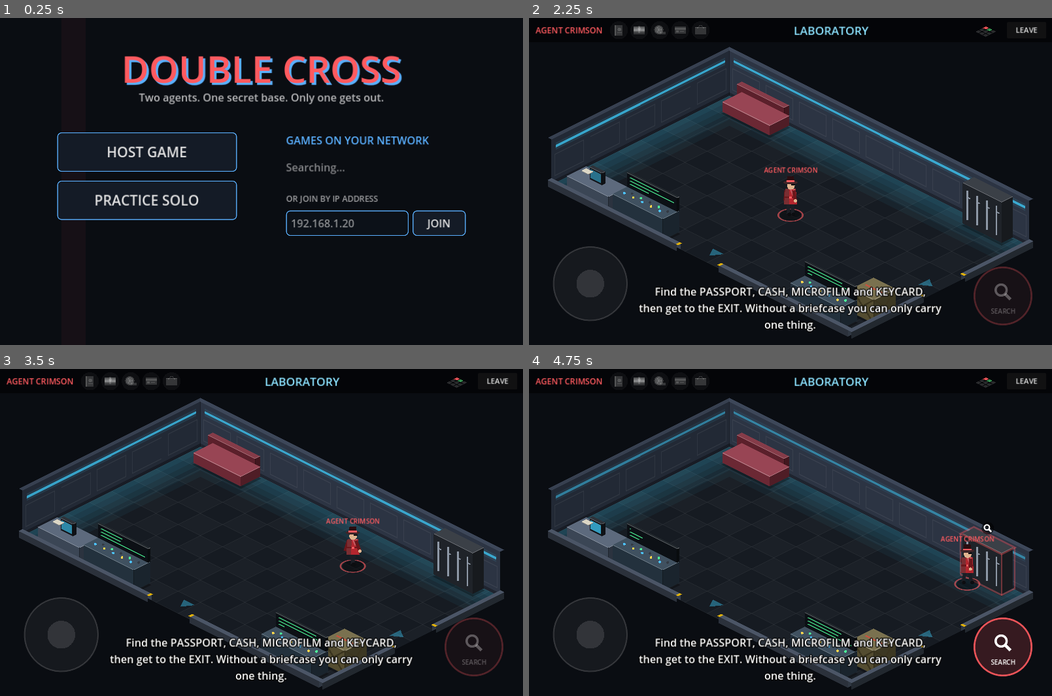
Above: before the commit, frames 1-4 (two rows, left to right).
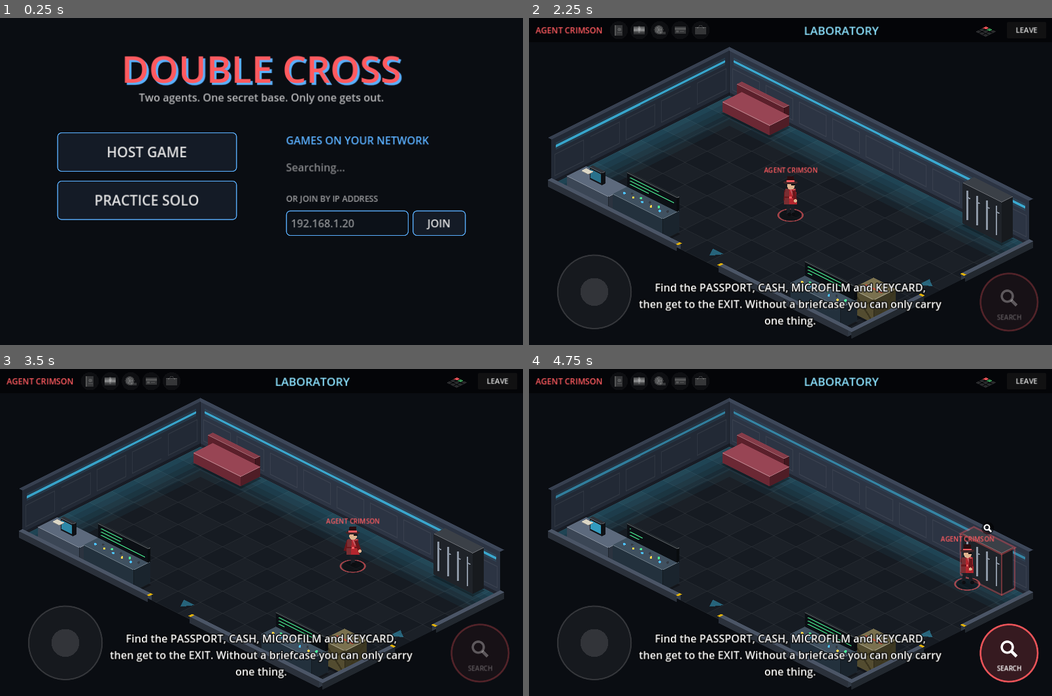
Above: after the commit, the same moments.

Repository: petherin/doublecross
Game: Godot game, scene res://scenes/main.tscn
Same seed, same stepped clock (60 frames per second), same inputs: the game is played once before the commit and once after it.
Inputs (mouse positions are in pixels of both pictures, inside the frame that each line leads up to):
- Up to frame 1 (0.25 s): no input
- Up to frame 2 (2.25 s): click "PRACTICE SOLO" at 0.5 s; click "LEAVE" at 1.25 s; click "PRACTICE SOLO" at 2 s
- Up to frame 3 (3.5 s): tap Enter at 2.75 s; move the mouse to (376, 516) at 2.77 s; hold Right (ui_right) from 2.78 s (still down); tap E at 2.85 s; click (376, 516) at 2.92 s; tap Space at 3.02 s
- Up to frame 4 (4.75 s): release Right (ui_right) at 3.5 s; drag from (685, 548) to (764, 597) at 3.52 s; move the mouse to (842, 460) at 4.27 s; hold Right (ui_right) from 4.28 s (still down); tap E at 4.35 s; click (842, 460) at 4.42 s

The runs differ from the first frame. In frame 2, 4.3% of the frame differs, in the area x 4-98%, y 2-96%; in frame 3, 4.3%; in frame 4, 4.7%.

Commit message:
Make the game work well on phones
- Stretch aspect 'expand': wide phones get a wider view, no black bars
- HUD anchored to screen edges and scaled up on small physical screens
  (Ui.scale, override with -- --ui-scale=1.5 for testing)
- Room view and menu centred for any aspect ratio
- Menu lifts above the on-screen keyboard while typing an IP
- Bigger name tags on phones

Co-Authored-By: Claude Opus 5.5 <noreply@anthropic.com>
Claude-Session: https://claude.ai/code/session_01P74PWHFE1RDNVbPBsrf3EN

Diff:
--- a/project.godot
+++ b/project.godot
@@ -18,7 +18,7 @@
 window/size/viewport_width=1280
 window/size/viewport_height=800
 window/stretch/mode="canvas_items"
-window/stretch/aspect="keep"
+window/stretch/aspect="expand"
 window/handheld/orientation=4
 
 [input_devices]
--- a/scripts/agent.gd
+++ b/scripts/agent.gd
@@ -7,6 +7,7 @@
 signal search_finished(room: Vector2i, idx: int)
 
 const World = preload("res://scripts/world.gd")
+const Ui = preload("res://scripts/ui.gd")
 const SPEED := 340.0
 const RADIUS := 26.0
 const SEND_RATE := 1.0 / 20.0
@@ -235,7 +236,7 @@
 	# Name tag (unflipped)
 	ci.draw_set_transform(Vector2.ZERO, 0.0, Vector2.ONE)
 	var font := ThemeDB.fallback_font
-	var size := 16
+	var size := int(16 * Ui.scale())
 	var w := font.get_string_size(display_name, HORIZONTAL_ALIGNMENT_LEFT, -1, size).x
 	ci.draw_string(font, foot + Vector2(-w / 2, -104), display_name, HORIZONTAL_ALIGNMENT_LEFT, -1, size, accent)
 
--- a/scripts/game.gd
+++ b/scripts/game.gd
@@ -12,6 +12,7 @@
 const Agent = preload("res://scripts/agent.gd")
 const RoomView = preload("res://scripts/room_view.gd")
 const Hud = preload("res://scripts/hud.gd")
+const Ui = preload("res://scripts/ui.gd")
 
 const SEARCH_TIME := 0.8
 const SEARCH_REACH := 46.0
@@ -46,6 +47,8 @@
 	_view = RoomView.new()
 	_view.world = world
 	add_child(_view)
+	_view.position = Ui.center_offset(self)
+	get_viewport().size_changed.connect(func(): _view.position = Ui.center_offset(self))
 
 	ids.sort()
 	for i in ids.size():
--- a/scripts/hud.gd
+++ b/scripts/hud.gd
@@ -10,6 +10,7 @@
 const Joystick = preload("res://scripts/joystick.gd")
 const ActionButton = preload("res://scripts/action_button.gd")
 const Icons = preload("res://scripts/icons.gd")
+const Ui = preload("res://scripts/ui.gd")
 
 var world: World
 var joystick: Joystick
@@ -24,6 +25,8 @@
 var _room := Vector2i.ZERO
 var _accent := Color.WHITE
 var _held: Array = []
+var _bar: ColorRect
+var _leave: Button
 var _has_case := false
 
 
@@ -31,24 +34,23 @@
 	world = p_world
 	_accent = accent
 
+	# Everything on this layer is scaled up on small screens (phones).
+	scale = Vector2.ONE * Ui.scale()
+
 	joystick = Joystick.new()
-	joystick.position = Vector2(0, 60)
-	joystick.size = Vector2(640, 740)
 	add_child(joystick)
 
 	search_button = ActionButton.new()
 	search_button.label = "SEARCH"
 	search_button.accent = accent
 	search_button.radius = 70.0
-	search_button.position = Vector2(1280 - 190, 800 - 190)
 	search_button.pressed.connect(func(): search_pressed.emit())
 	add_child(search_button)
 
-	var bar := ColorRect.new()
-	bar.color = Color(0, 0, 0, 0.55)
-	bar.size = Vector2(1280, 60)
-	bar.mouse_filter = Control.MOUSE_FILTER_IGNORE
-	add_child(bar)
+	_bar = ColorRect.new()
+	_bar.color = Color(0, 0, 0, 0.55)
+	_bar.mouse_filter = Control.MOUSE_FILTER_IGNORE
+	add_child(_bar)
 
 	var who_label := _label(who, 20, accent)
 	who_label.position = Vector2(16, 16)
@@ -62,29 +64,23 @@
 	add_child(_inventory)
 
 	_room_label = _label("", 28, Color.WHITE)
-	_room_label.position = Vector2(440, 10)
-	_room_label.size = Vector2(600, 40)
 	_room_label.horizontal_alignment = HORIZONTAL_ALIGNMENT_CENTER
 	add_child(_room_label)
 
-	var leave := Button.new()
-	leave.text = "LEAVE"
-	leave.position = Vector2(1170, 10)
-	leave.size = Vector2(96, 40)
-	leave.add_theme_font_size_override("font_size", 18)
-	leave.pressed.connect(func(): leave_requested.emit())
-	add_child(leave)
+	_leave = Button.new()
+	_leave.text = "LEAVE"
+	_leave.size = Vector2(96, 40)
+	_leave.add_theme_font_size_override("font_size", 18)
+	_leave.pressed.connect(func(): leave_requested.emit())
+	add_child(_leave)
 
 	_minimap = Control.new()
-	_minimap.position = Vector2(1090, 12)
 	_minimap.size = Vector2(56, 56)
 	_minimap.mouse_filter = Control.MOUSE_FILTER_IGNORE
 	_minimap.draw.connect(_draw_minimap)
 	add_child(_minimap)
 
 	_toast = _label("", 26, Color.WHITE)
-	_toast.position = Vector2(240, 650)
-	_toast.size = Vector2(800, 60)
 	_toast.horizontal_alignment = HORIZONTAL_ALIGNMENT_CENTER
 	_toast.vertical_alignment = VERTICAL_ALIGNMENT_CENTER
 	_toast.autowrap_mode = TextServer.AUTOWRAP_WORD
@@ -95,9 +91,36 @@
 
 	_fade = ColorRect.new()
 	_fade.color = Color(0, 0, 0, 0)
-	_fade.size = Vector2(1280, 800)
 	_fade.mouse_filter = Control.MOUSE_FILTER_IGNORE
 	add_child(_fade)
+
+	get_viewport().size_changed.connect(_layout)
+	_layout()
+
+
+## Size of this layer in its own (scaled) units.
+func _area() -> Vector2:
+	return Ui.view_size(self) / scale.x
+
+
+## Positions everything relative to the screen edges, so it fits any shape.
+func _layout() -> void:
+	var L := _area()
+	_bar.size = Vector2(L.x, 60)
+	joystick.position = Vector2(0, 60)
+	joystick.size = Vector2(L.x * 0.5, L.y - 60)
+	joystick.queue_redraw()
+	search_button.position = Vector2(L.x - 175, L.y - 175)
+	_leave.position = Vector2(L.x - 110, 10)
+	_minimap.position = Vector2(L.x - 190, 12)
+	_room_label.position = Vector2(450, 10)
+	_room_label.size = Vector2(maxf(0.0, L.x - 450 - 200), 40)
+	_room_label.visible = _room_label.size.x > 160
+	_toast.size = Vector2(minf(800.0, L.x - 40), 70)
+	_toast.position = Vector2((L.x - _toast.size.x) / 2, L.y - 160)
+	_fade.size = L
+	if _end:
+		_end.size = L
 
 
 func show_room(room: Vector2i, animate: bool) -> void:
@@ -130,31 +153,35 @@
 func show_end(won: bool, winner_name: String, can_rematch: bool) -> void:
 	search_button.visible = false
 	joystick.visible = false
+	if _toast_tween:
+		_toast_tween.kill()
+	_toast.modulate.a = 0.0
+	var L := _area()
 	_end = Control.new()
-	_end.size = Vector2(1280, 800)
+	_end.size = L
 	add_child(_end)
 	var dim := ColorRect.new()
 	dim.color = Color(0, 0, 0, 0.0)
-	dim.size = _end.size
+	dim.set_anchors_preset(Control.PRESET_FULL_RECT)
 	_end.add_child(dim)
 	create_tween().tween_property(dim, "color:a", 0.7, 0.4)
 
 	var title := _label("MISSION ACCOMPLISHED" if won else "DOUBLE-CROSSED!", 72, Color("5dff8a") if won else Color("ff5a5f"))
-	title.position = Vector2(0, 250)
-	title.size = Vector2(1280, 100)
+	title.position = Vector2(0, L.y / 2 - 150)
+	title.size = Vector2(L.x, 100)
 	title.horizontal_alignment = HORIZONTAL_ALIGNMENT_CENTER
 	_end.add_child(title)
 	var sub := _label(
 		"You escaped with the intel. Drinks are on you." if won
 		else "%s got out with the intel. Awkward." % winner_name, 28, Color(1, 1, 1, 0.85))
-	sub.position = Vector2(0, 350)
-	sub.size = Vector2(1280, 40)
+	sub.position = Vector2(0, L.y / 2 - 50)
+	sub.size = Vector2(L.x, 40)
 	sub.horizontal_alignment = HORIZONTAL_ALIGNMENT_CENTER
 	_end.add_child(sub)
 
 	var row := HBoxContainer.new()
 	row.add_theme_constant_override("separation", 30)
-	row.position = Vector2(640 - 300, 450)
+	row.position = Vector2(L.x / 2 - 300, L.y / 2 + 50)
 	row.size = Vector2(600, 80)
 	row.alignment = BoxContainer.ALIGNMENT_CENTER
 	_end.add_child(row)
--- a/scripts/joystick.gd
+++ b/scripts/joystick.gd
@@ -37,7 +37,7 @@
 
 func _draw() -> void:
 	if _touch == -1:
-		var hint := Vector2(150, size.y - 150)
+		var hint := Vector2(160, size.y - 130)
 		draw_circle(hint, MAX_DIST, Color(1, 1, 1, 0.05))
 		draw_arc(hint, MAX_DIST, 0, TAU, 48, Color(1, 1, 1, 0.15), 2.0, true)
 		draw_circle(hint, 34, Color(1, 1, 1, 0.12))
--- a/scripts/menu.gd
+++ b/scripts/menu.gd
@@ -10,11 +10,21 @@
 var _main_buttons: Control
 var _cancel: Button
 var _t := 0.0
+var _content: Control
+var _lift := 0.0
+
+const Ui = preload("res://scripts/ui.gd")
 
 
 func _ready() -> void:
 	set_anchors_preset(Control.PRESET_FULL_RECT)
 	theme = _make_theme()
+	# All menu widgets live in a 1280x800 panel that is centred (and lifted
+	# above the on-screen keyboard) in _process.
+	_content = Control.new()
+	_content.size = Ui.BASE
+	_content.mouse_filter = Control.MOUSE_FILTER_IGNORE
+	add_child(_content)
 
 	var title := Label.new()
 	title.text = "DOUBLE CROSS"
@@ -26,7 +36,7 @@
 	title.horizontal_alignment = HORIZONTAL_ALIGNMENT_CENTER
 	title.position = Vector2(0, 60)
 	title.size = Vector2(1280, 110)
-	add_child(title)
+	_content.add_child(title)
 
 	var sub := Label.new()
 	sub.text = "Two agents. One secret base. Only one gets out."
@@ -35,14 +45,14 @@
 	sub.horizontal_alignment = HORIZONTAL_ALIGNMENT_CENTER
 	sub.position = Vector2(0, 175)
 	sub.size = Vector2(1280, 40)
-	add_child(sub)
+	_content.add_child(sub)
 
 	# Left column: host / practice
 	var left := VBoxContainer.new()
 	left.position = Vector2(140, 280)
 	left.size = Vector2(440, 300)
 	left.add_theme_constant_override("separation", 22)
-	add_child(left)
+	_content.add_child(left)
 	_main_buttons = left
 	left.add_child(_big_button("HOST GAME", _on_host))
 	left.add_child(_big_button("PRACTICE SOLO", func(): practice_requested.emit()))
@@ -52,7 +62,7 @@
 	right.position = Vector2(700, 280)
 	right.size = Vector2(440, 400)
 	right.add_theme_constant_override("separation", 14)
-	add_child(right)
+	_content.add_child(right)
 	var jl := Label.new()
 	jl.text = "GAMES ON YOUR NETWORK"
 	jl.add_theme_color_override("font_color", Color("5ab0ff"))
@@ -93,7 +103,7 @@
 	_status.horizontal_alignment = HORIZONTAL_ALIGNMENT_CENTER
 	_status.autowrap_mode = TextServer.AUTOWRAP_WORD
 	_status.add_theme_color_override("font_color", Color("ffd23f"))
-	add_child(_status)
+	_content.add_child(_status)
 
 	_cancel = Button.new()
 	_cancel.text = "CANCEL"
@@ -104,7 +114,7 @@
 		Net.end_session("")
 		_set_waiting(false)
 		set_status(""))
-	add_child(_cancel)
+	_content.add_child(_cancel)
 
 	Net.hosts_changed.connect(_refresh_hosts)
 	Net.joined_host.connect(func(): set_status("Connected! Briefing incoming…"))
@@ -121,6 +131,21 @@
 
 func _process(delta: float) -> void:
 	_t += delta
+	var vp := Ui.view_size(self)
+	var k := minf(vp.x / Ui.BASE.x, vp.y / Ui.BASE.y)
+	_content.scale = Vector2(k, k)
+	# Lift the menu so the IP box stays visible above the on-screen keyboard.
+	var target := 0.0
+	var kb := 0.0
+	if _ip_edit.has_focus() and DisplayServer.has_feature(DisplayServer.FEATURE_VIRTUAL_KEYBOARD):
+		kb = float(DisplayServer.virtual_keyboard_get_height())
+	if kb > 0.0:
+		var screen_to_view := vp.y / float(DisplayServer.window_get_size().y)
+		var kb_top := vp.y - kb * screen_to_view
+		var field_bottom := (_ip_edit.get_global_rect().end.y + _lift) + 20.0
+		target = maxf(0.0, field_bottom - kb_top)
+	_lift = lerpf(_lift, target, minf(1.0, delta * 12.0))
+	_content.position = ((vp - Ui.BASE * k) / 2.0).floor() - Vector2(0, _lift)
 	queue_redraw()
 
 
@@ -128,12 +153,12 @@
 	# Animated radar-grid backdrop
 	draw_rect(Rect2(Vector2.ZERO, size), Color("070a0f"))
 	var off := fmod(_t * 20.0, 64.0)
-	for x in range(-64, 1344, 64):
-		draw_line(Vector2(x + off, 0), Vector2(x + off, 800), Color(0.35, 0.69, 1.0, 0.06), 1.0)
-	for y in range(-64, 864, 64):
-		draw_line(Vector2(0, y + off), Vector2(1280, y + off), Color(0.35, 0.69, 1.0, 0.06), 1.0)
-	var sweep := fmod(_t * 0.6, 1.0) * 1400.0 - 60.0
-	draw_rect(Rect2(sweep, 0, 60, 800), Color(1.0, 0.35, 0.37, 0.05))
+	for x in range(-64, int(size.x) + 64, 64):
+		draw_line(Vector2(x + off, 0), Vector2(x + off, size.y), Color(0.35, 0.69, 1.0, 0.06), 1.0)
+	for y in range(-64, int(size.y) + 64, 64):
+		draw_line(Vector2(0, y + off), Vector2(size.x, y + off), Color(0.35, 0.69, 1.0, 0.06), 1.0)
+	var sweep := fmod(_t * 0.6, 1.0) * (size.x + 120.0) - 60.0
+	draw_rect(Rect2(sweep, 0, 60, size.y), Color(1.0, 0.35, 0.37, 0.05))
 
 
 func _on_host() -> void:
--- /dev/null
+++ b/scripts/ui.gd
@@ -0,0 +1,42 @@
+extends RefCounted
+## Screen-size helpers so the game is comfortable on phones as well as tablets.
+##
+## The game is laid out for a 1280x800 tablet. The window stretches in
+## "expand" mode, so a wide phone gets a wider view instead of black bars.
+## On small physical screens the HUD and text are scaled up by `scale()`.
+## For testing on a computer, run with `-- --ui-scale=1.5` to fake a phone.
+
+const BASE := Vector2(1280, 800)
+
+static var _cached := 0.0
+
+
+## How much to enlarge HUD controls and text: 1.0 on tablets and computers,
+## up to 1.6 on small phones.
+static func scale() -> float:
+	if _cached > 0.0:
+		return _cached
+	var s := 1.0
+	for a in OS.get_cmdline_user_args():
+		if a.begins_with("--ui-scale="):
+			_cached = maxf(0.5, a.get_slice("=", 1).to_float())
+			return _cached
+	if OS.has_feature("mobile"):
+		var px := DisplayServer.screen_get_size()
+		var dpi := float(DisplayServer.screen_get_dpi())
+		if dpi > 0.0:
+			# Short side of the screen in inches: ~5.3 on a 10" tablet, ~2.8 on a phone.
+			var short_in := minf(px.x, px.y) / dpi
+			s = clampf(4.2 / short_in, 1.0, 1.6)
+	_cached = s
+	return s
+
+
+## The visible area in game units (wider than 1280 on a wide phone).
+static func view_size(node: Node) -> Vector2:
+	return node.get_viewport().get_visible_rect().size
+
+
+## Offset that centres a 1280x800 layout in the visible area.
+static func center_offset(node: Node) -> Vector2:
+	return ((view_size(node) - BASE) / 2.0).floor()
